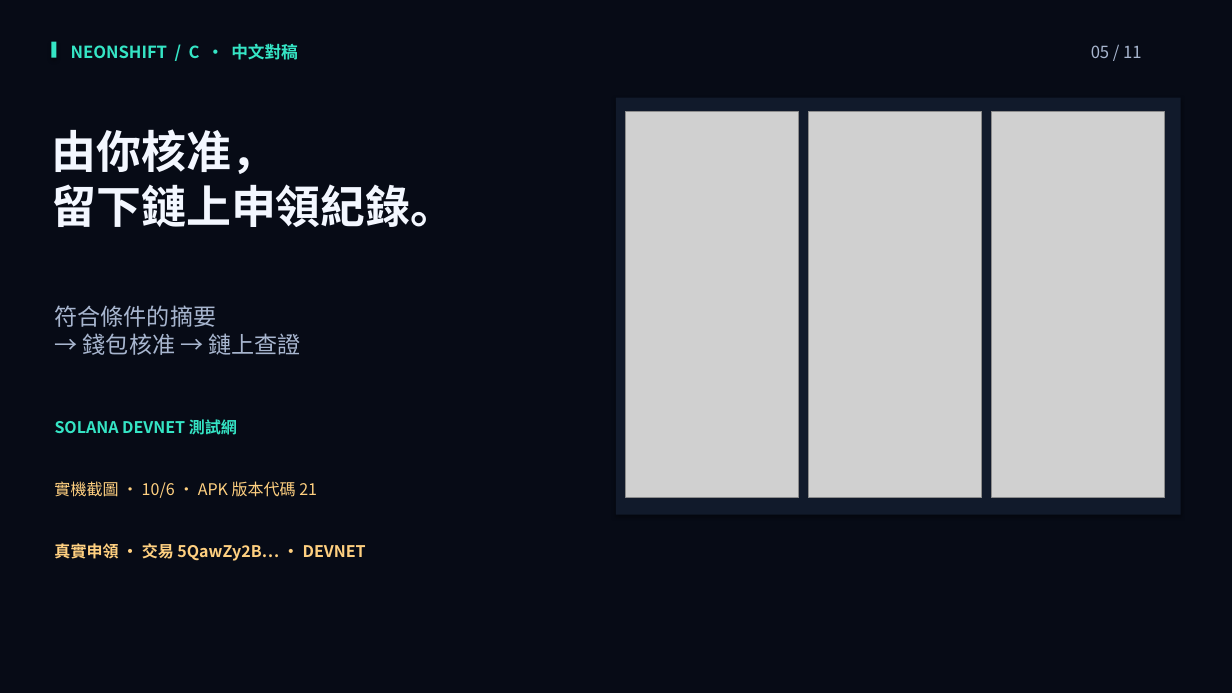
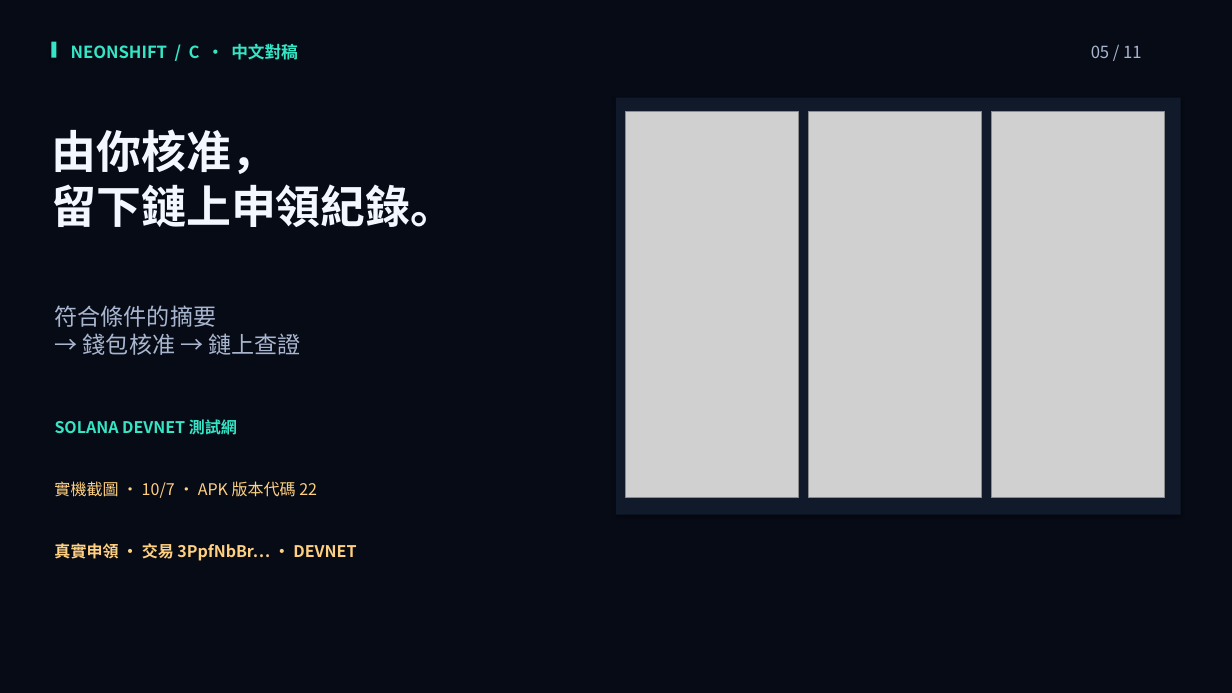
Before and after one commit to stan0714/neonshift, a slide deck: slide 5 of output/hackathon-flexclip-en/flexclip-v4/NeonShift_FlexClip_v4_ZH-TW_Review.pptx. Drawn at 1232x693 pixels with LibreOffice and Linux fonts; fonts in the diff are those of the drawing; grey boxes stand for pictures. Boxes give left, top, right and bottom in pixels: in the first picture for what was removed or moved away, otherwise in the second. Text is boxed around its words. In the diff, an @@ line names an element or a change of style, - is before the commit and + after.

```diff
--- a/output/hackathon-flexclip-en/flexclip-v4/NeonShift_FlexClip_v4_ZH-TW_Review.pptx
+++ b/output/hackathon-flexclip-en/flexclip-v4/NeonShift_FlexClip_v4_ZH-TW_Review.pptx
@@ text at box(54, 481, 317, 498): text changed @@
-實機截圖 · 10/6 · APK 版本代碼 21
+實機截圖 · 10/7 · APK 版本代碼 22
@@ text at box(54, 543, 356, 561): text changed @@
-真實申領 · 交易 5QawZy2B… · DEVNET
+真實申領 · 交易 3PpfNbBr… · DEVNET
```
Also in this commit, not shown: 44 other files.
